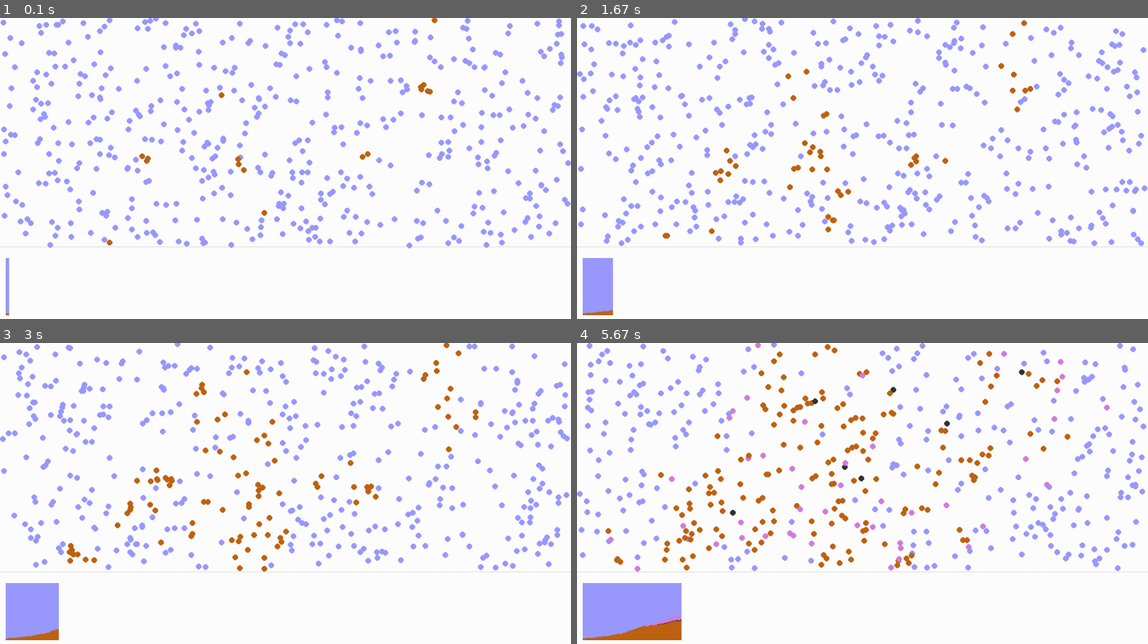
Above: before the commit, frames 1-4 (two rows, left to right).
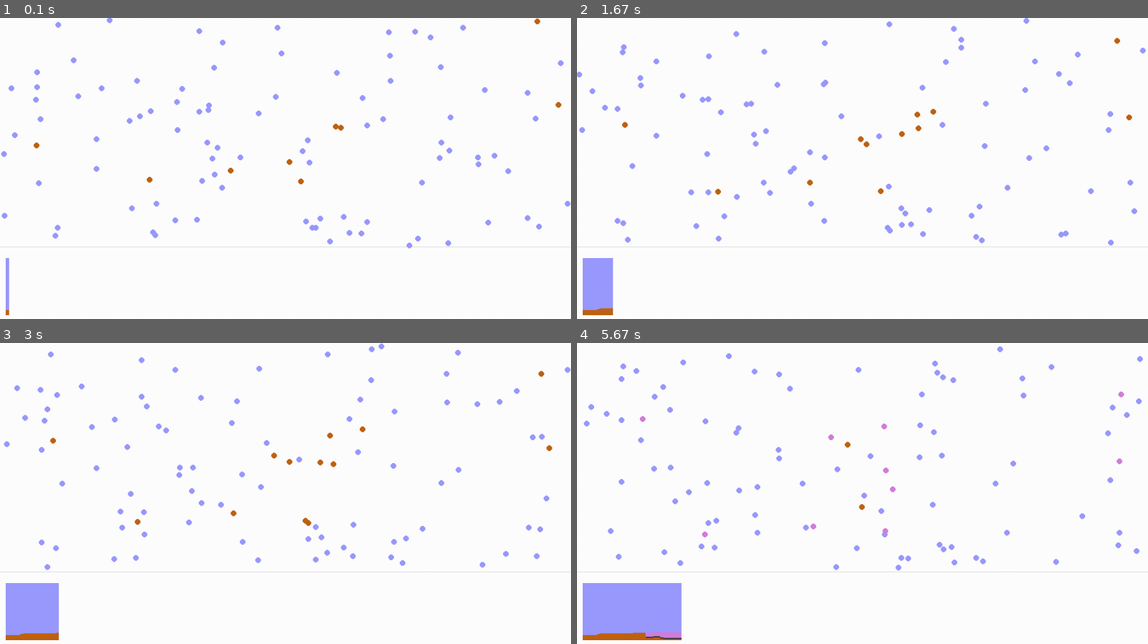
Above: after the commit, the same moments.

Repository: dansarno/pygame-pandemic-simulation
Game: pygame game, started from animation/animation.py
The game is run twice, just before and just after one commit, with the same random seed, the same clock (stepped at 60 frames per second) and the same inputs.
Inputs:
- Up to frame 1 (0.1 s): no input
- Up to frame 2 (1.67 s): no input
- Up to frame 3 (3 s): no input
- Up to frame 4 (5.67 s): no input

The runs differ from the first frame. In frame 1, 6.4% of the frame differs, in the area x 0-100%, y 0-99%; in frame 2, 7.3%; in frame 3, 9.1%; in frame 4, 9.8%.

Commit message:
Added an event feature which is only configurable from the yaml file - for now. Events change the populations speed

Diff:
--- a/animation/animation.py
+++ b/animation/animation.py
@@ -176,7 +176,10 @@
                              0)
 
         # Update positions and characteristics of each person in the population
-        our_population.update(configs['pandemic']['at_risk_age'], configs['pandemic']['collision_detection'])
+        our_population.update(frame_number,
+                              configs['pandemic']['at_risk_age'],
+                              configs['pandemic']['collision_detection'],
+                              configs['events'])
         our_population.test_population()
 
         render_population(our_population, configs)
--- a/animation/config.yaml
+++ b/animation/config.yaml
@@ -1,12 +1,12 @@
 pandemic:
-  collision_detection: 'selective'  # basic or selective
+  collision_detection: 'basic'  # basic or selective
   at_risk_age: 80
 
 environment:
   dimensions: [1000, 400]
 
 people:
-  number: 500
+  number: 100
   initially_infected: 8
   radius: 5 # int
   age_range: [0, 100]
@@ -22,6 +22,14 @@
   dead:
     speed: [0, 0]
     frame_limit: [100, 250]
+
+events:
+  - type: 'social distancing'
+    trigger_frame: 100
+  - type: 'lockdown'
+    trigger_frame: 400
+  - type: 'normal'
+    trigger_frame: 600
 
 appearance:
   show:
--- a/animation/population.py
+++ b/animation/population.py
@@ -22,6 +22,10 @@
         Number of frames since the person was infected.
     days_dead : int
         Number of frames since the person died.
+    num_infected_by_me : int
+        Count of the number of people this individual is responsible for infecting.
+    _var_speed : float
+        Speed multiplier, altered by events.
     pos : 2 element numpy array of floats
         x and y values defining the centre of the person's position in 2-D.
     vector : 2 element numpy array of floats
@@ -37,8 +41,13 @@
         self.days_infected = days_infected
         self.days_dead = days_dead
         self.num_infected_by_me = 0
+        self._var_speed = 1.0
         self.pos = np.random.rand(2) * self.box.dimensions
         self.vector = np.array([tools.random_between([-1, 1]), tools.random_between([-1, 1])]) * self.status.speed
+
+    def behaviour_change(self, new_speed):
+        """A change in the way the individual acts. For example, a change of speed due to government advice."""
+        self._var_speed = new_speed
 
     def infection(self):
         """Transmits the virus to the person. Changes the status attribute of the person object to health.infected."""
@@ -52,7 +61,7 @@
         """The person dies from infection. Changes the status attribute of the person object to health.dead."""
         self.status = health.dead
 
-    def check_up(self, age_lim):
+    def checkup(self, age_lim):
         """
         Checks the health of the person and performs an action.
 
@@ -81,6 +90,34 @@
         if self.status == health.dead:
             self.days_dead += 1
 
+    def government_advice(self, frame, events):
+        """
+        Handles an individual's response to government advice. Loops through event types from the config file and
+        alters an individual's behaviour (e.g. speed) file the frame trigger has been passed.
+
+        Parameters
+        ----------
+        frame : int
+            Animation frame number.
+        events : list
+            List of events in the config file. Individual events are dictionaries.
+
+        Returns
+        -------
+        None
+
+        """
+        for event in events:
+            if event['type'] == 'social distancing':
+                if frame == event['trigger_frame']:
+                    self.behaviour_change(0.5)
+            if event['type'] == 'lockdown':
+                if frame == event['trigger_frame']:
+                    self.behaviour_change(0.1)
+            if event['type'] == 'normal':
+                if frame == event['trigger_frame']:
+                    self.behaviour_change(1.0)
+
     def move(self):
         """
         Moves the person to the new position.
@@ -93,7 +130,7 @@
         None
 
         """
-        self.pos += self.vector * self.status.speed
+        self.pos += self.vector * self.status.speed * self._var_speed
 
     def boundary(self):
         """
@@ -261,13 +298,15 @@
                                        ))
         self.test_population()
 
-    def update(self, age_lim, mode_string):
+    def update(self, frame, age_lim, mode_string, events):
         """
         All actions to be performed on each person stored in the 'persons' attribute of this class for each frame of
         animation.
 
         Parameters
         ----------
+        frame : int
+            Frame number of animation.
         age_lim : float
             Age above which an infected person dies.
         mode_string : string
@@ -275,6 +314,8 @@
             'basic' = every person is checked against all other people to see if they are close enough for transmission
             'selective' = only healthy people are checked against infected people to see if they are close enough for
                           transmission.
+        events : list
+            List of government advice events on which each person acts individually/
 
         Returns
         -------
@@ -282,7 +323,8 @@
 
         """
         for person in self.persons:
-            person.check_up(age_lim)
+            person.checkup(age_lim)
+            person.government_advice(frame, events)
             person.move()
             person.boundary()
             person.collide(self.persons, mode=mode_string)
Not shown, changed: README.md
